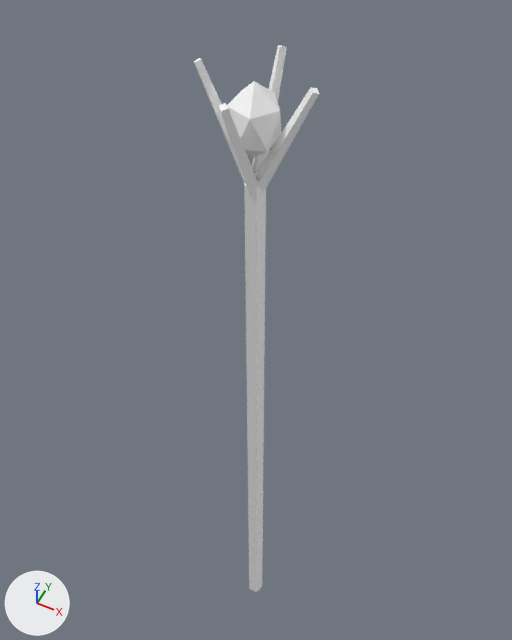
Before and after pictures for a commit that changed the glTF model prototypes/souls3d-concept/assets/foes/w_staff.glb.
One viewpoint serves both versions: a camera (50 mm lens) standing at (0.449, -0.892, 1.758) and looking at (-0.096, 0.196, 0.397). The axes (+X, +Y, +Z) are drawn at lower left. The lights are the same throughout. The picture after the commit comes second. Vertices at exactly the same position are counted once.

Objects in the first picture: 'w_staff'.
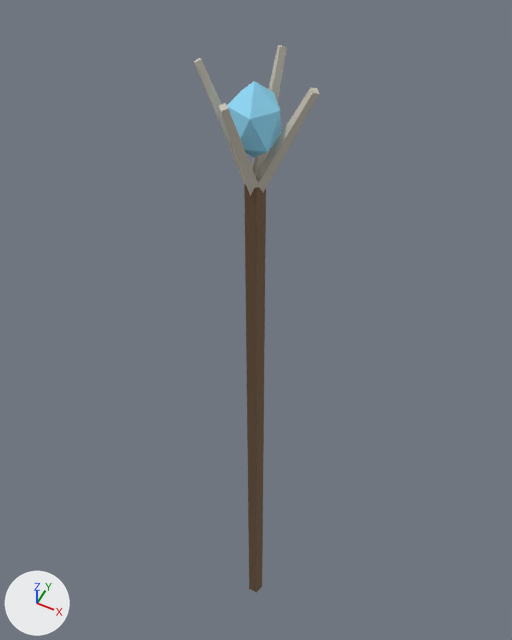
What differs and where, as boxes (x1, y1, x2, y2) in the pictures (512 x 640 px):
part 1 of me_w_staff, recoloured (white to pale yellow)
    both: (194, 45, 319, 196)
part 2 of me_w_staff, recoloured (white to cyan)
    both: (227, 81, 281, 157)
part 3 of me_w_staff, recoloured (white to brown)
    both: (244, 184, 266, 592)

The change in detail:
me_w_staff has 54 vertices, 84 faces and spans x -0.11..0.11, y -0.11..0.11, z -0.8..1.2.
me_w_staff is used by ob_w_staff; location (0.0, 0.0, 0.0).
me_w_staff part 1: 48 faces centred in x -0.1..0.1, y -0.1..0.1, z 0.98..1.2 are repainted in the vertex colours; the middle colour goes from white #ffffff to pale yellow #cec7b8.
me_w_staff part 2: 20 faces centred in x -0.04..0.04, y -0.04..0.04, z 1.08..1.16 are repainted in the vertex colours; the middle colour goes from white #ffffff to cyan #95e1ff.
me_w_staff part 3: 16 faces centred in x -0.02..0.02, y -0.02..0.02, z -0.8..1.0 are repainted in the vertex colours; the middle colour goes from white #ffffff to brown #765d45.
